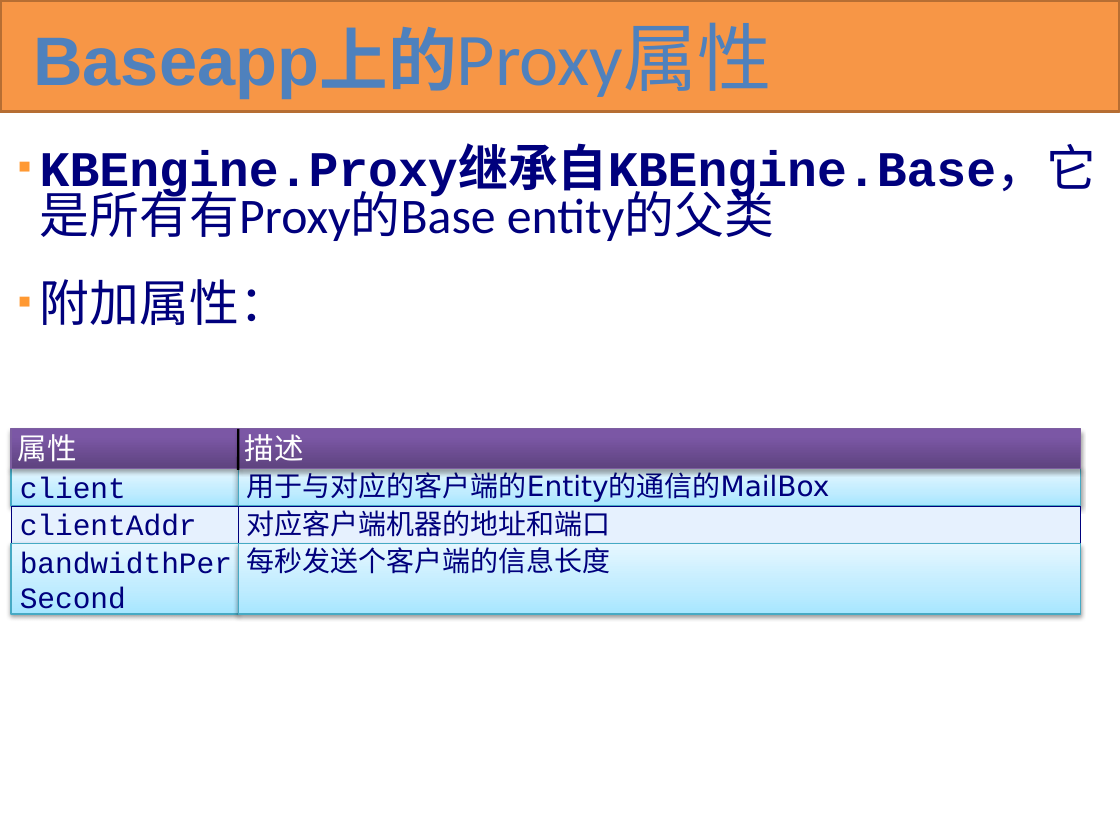
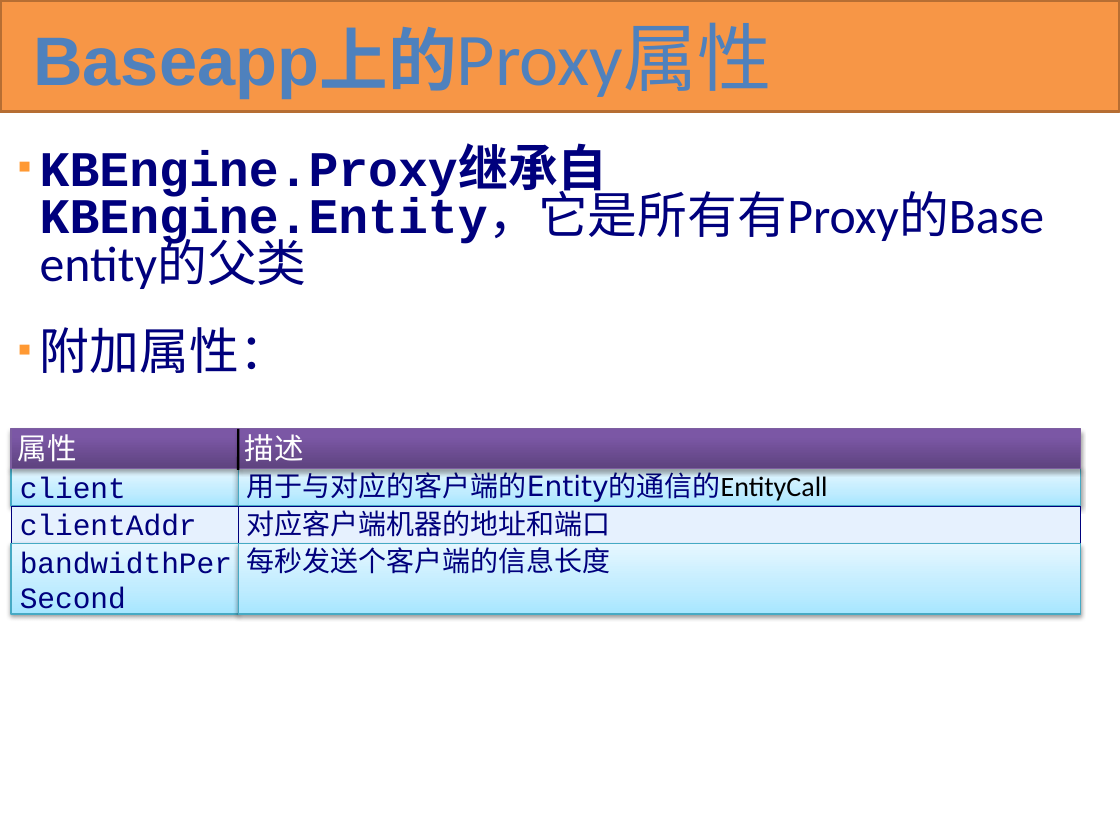
Before and after one commit to KBEngineLab/KBEngine-Nex, a slide deck: slide 86 of docs/KBEngine overview(cn).pptx. Drawn at 1120x840 pixels with LibreOffice and Linux fonts; fonts in the diff are those of the drawing. Boxes give left, top, right and bottom in pixels: in the first picture for what was removed or moved away, otherwise in the second. Text is boxed around its words. In the diff, an @@ line names an element or a change of style, - is before the commit and + after.

```diff
--- a/docs/KBEngine overview(cn).pptx
+++ b/docs/KBEngine overview(cn).pptx
@@ text at (x1=40, y1=150, x2=1044, y2=289): text changed @@
-▪ KBEngine.Proxy继承自KBEngine.Base，它是所有有Proxy的Base entity的父类
+▪ KBEngine.Proxy继承自KBEngine.Entity，它是所有有Proxy的Base entity的父类
@@ text in rectangle at (x1=247, y1=468, x2=828, y2=502): text changed @@
-用于与对应的客户端的Entity的通信的MailBox
+用于与对应的客户端的Entity的通信的EntityCall
```
Also in this commit, not shown: 35 other slides changed, 1 other file.
